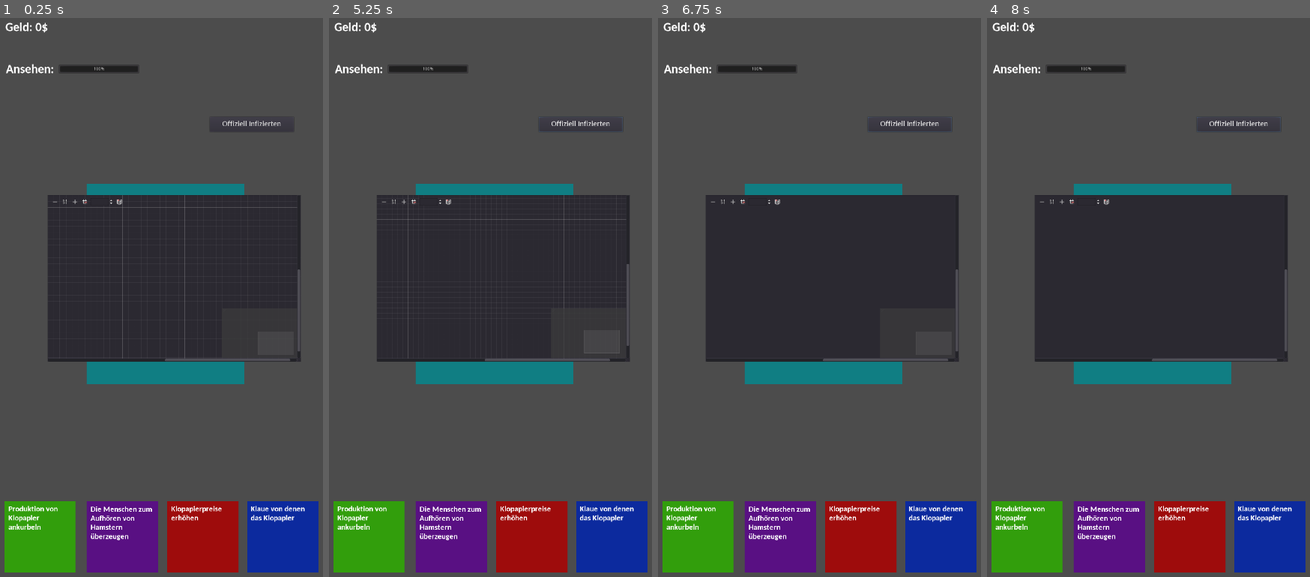
Above: before the commit, frames 1-4 (left to right).
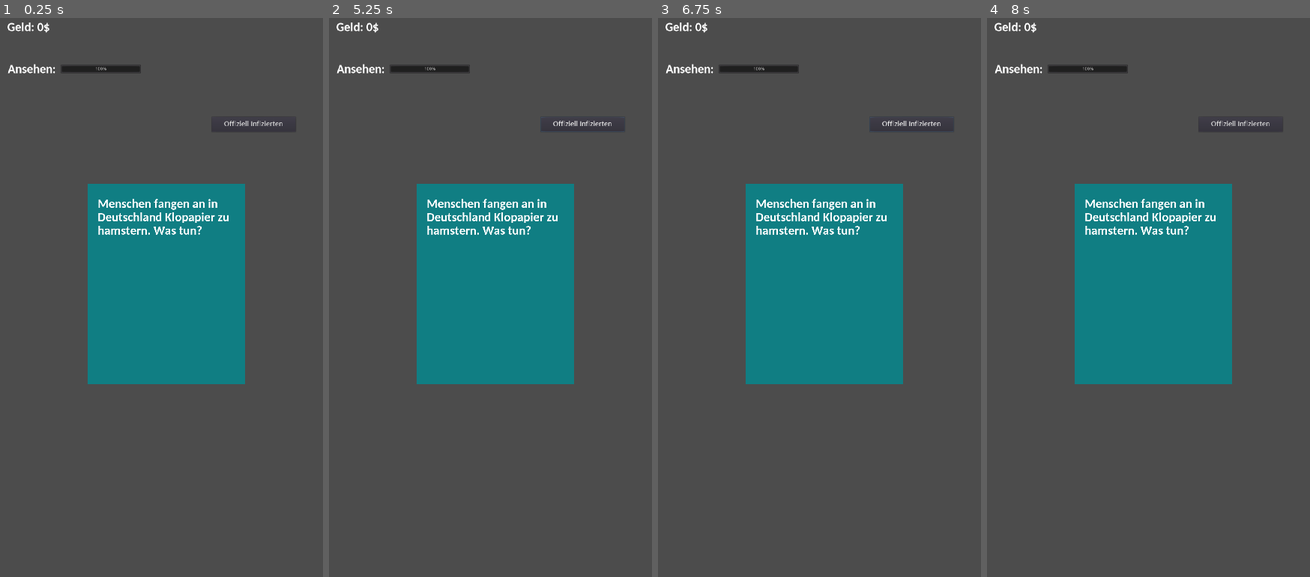
Above: after the commit, the same moments.

Repository: Cards-against-Corona/Cards-against-Corona
Game: Godot game, scene res://Scenes and Scripts/Game.tscn
The game is run twice, just before and just after one commit, with the same random seed, the same clock (stepped at 60 frames per second) and the same inputs. The project has no main scene, so this scene is started directly.
Inputs (mouse positions are in pixels of both pictures, inside the frame that each line leads up to):
- Up to frame 1 (0.25 s): no input
- Up to frame 2 (5.25 s): click (613, 537) at 0.5 s, where only the run before the commit has a clickable "Klaue von denen das Klopapier"; click (532, 537) at 1.25 s, where only the run before the commit has a clickable "Klopapierpreise erhöhen"; click (451, 537) at 2 s, where only the run before the commit has a clickable "Die Menschen zum Aufhören von…"; click (367, 537) at 2.75 s, where only the run before the commit has a clickable "Produktion von Klopapier anku…"; click "Menschen fangen an in Deutsch…" at 3.5 s; click "Offiziell Infizierten" at 4.25 s; click (383, 202) at 5.02 s
- Up to frame 3 (6.75 s): click (732, 202) at 5.77 s; click (741, 202) at 6.52 s
- Up to frame 4 (8 s): click (1106, 202) at 7.27 s

The runs differ from the first frame. In frame 1, 33% of the frame differs, in the area x 1-99%, y 0-100%; in frame 2, 33%; in frame 3, 33%; in frame 4, 35%.

Commit message:
Änderungen

Diff:
--- /dev/null
+++ b/Scenes and Scripts/Game.gd
@@ -0,0 +1,15 @@
+extends Node2D
+
+
+# Declare member variables here. Examples:
+# var a = 2
+# var b = "text"
+
+# Called when the node enters the scene tree for the first time.
+func _ready():
+	pass # Replace with function body.
+
+
+# Called every frame. 'delta' is the elapsed time since the previous frame.
+#func _process(delta):
+#	pass
--- a/Scenes and Scripts/Game.tscn
+++ b/Scenes and Scripts/Game.tscn
@@ -1,19 +1,12 @@
-[gd_scene load_steps=12 format=2]
+[gd_scene load_steps=8 format=2]
 
 [ext_resource path="res://Assets/hellblau.png" type="Texture" id=1]
-[ext_resource path="res://Assets/Red.png" type="Texture" id=2]
-[ext_resource path="res://Assets/Green.png" type="Texture" id=3]
-[ext_resource path="res://Assets/Purple.png" type="Texture" id=4]
-[ext_resource path="res://Assets/Blue.png" type="Texture" id=5]
 [ext_resource path="res://Assets/Fonts/Carlito-Bold.ttf" type="DynamicFontData" id=6]
 [ext_resource path="res://Assets/Fonts/Carlito-Regular.ttf" type="DynamicFontData" id=7]
+[ext_resource path="res://Scenes and Scripts/Game.gd" type="Script" id=8]
 
 [sub_resource type="DynamicFont" id=1]
 size = 40
-font_data = ExtResource( 6 )
-
-[sub_resource type="DynamicFont" id=2]
-size = 25
 font_data = ExtResource( 6 )
 
 [sub_resource type="DynamicFont" id=3]
@@ -25,20 +18,21 @@
 font_data = ExtResource( 7 )
 
 [node name="Game" type="Node2D"]
+script = ExtResource( 8 )
 
 [node name="Control" type="Control" parent="."]
-margin_left = -2.65002
-margin_top = 2.65005
-margin_right = 1084.35
-margin_bottom = 1926.65
+margin_left = 3.25354
+margin_top = 2.74893
+margin_right = 1090.25
+margin_bottom = 1926.75
 __meta__ = {
 "_edit_use_anchors_": false
 }
 
 [node name="Eventcard" type="TextureButton" parent="Control"]
-margin_left = 304.85
+margin_left = 302.332
 margin_top = 569.2
-margin_right = 808.85
+margin_right = 806.332
 margin_bottom = 1208.2
 texture_normal = ExtResource( 1 )
 expand = true
@@ -53,98 +47,6 @@
 margin_bottom = 585.0
 custom_fonts/font = SubResource( 1 )
 text = "Menschen fangen an in Deutschland Klopapier zu hamstern. Was tun?"
-autowrap = true
-__meta__ = {
-"_edit_use_anchors_": false
-}
-
-[node name="Auswahlcard" type="TextureButton" parent="Control"]
-margin_left = 818.506
-margin_top = 1582.56
-margin_right = 1046.51
-margin_bottom = 1810.56
-texture_normal = ExtResource( 5 )
-expand = true
-__meta__ = {
-"_edit_use_anchors_": false
-}
-
-[node name="Label" type="Label" parent="Control/Auswahlcard"]
-margin_left = 11.0
-margin_top = 14.0
-margin_right = 214.0
-margin_bottom = 217.0
-custom_fonts/font = SubResource( 2 )
-text = "Klaue von denen das Klopapier"
-autowrap = true
-__meta__ = {
-"_edit_use_anchors_": false
-}
-
-[node name="Auswahlcard2" type="TextureButton" parent="Control"]
-margin_left = 563.045
-margin_top = 1582.72
-margin_right = 791.045
-margin_bottom = 1810.72
-texture_normal = ExtResource( 2 )
-expand = true
-__meta__ = {
-"_edit_use_anchors_": false
-}
-
-[node name="Label2" type="Label" parent="Control/Auswahlcard2"]
-margin_left = 11.5698
-margin_top = 13.8457
-margin_right = 214.57
-margin_bottom = 216.846
-custom_fonts/font = SubResource( 2 )
-text = "Klopapierpreise erhöhen"
-autowrap = true
-__meta__ = {
-"_edit_use_anchors_": false
-}
-
-[node name="Auswahlcard3" type="TextureButton" parent="Control"]
-margin_left = 304.958
-margin_top = 1582.72
-margin_right = 532.958
-margin_bottom = 1810.72
-texture_normal = ExtResource( 4 )
-expand = true
-__meta__ = {
-"_edit_use_anchors_": false
-}
-
-[node name="Label3" type="Label" parent="Control/Auswahlcard3"]
-margin_left = 11.9019
-margin_top = 15.277
-margin_right = 214.902
-margin_bottom = 218.277
-custom_fonts/font = SubResource( 2 )
-text = "Die Menschen zum Aufhören von Hamstern überzeugen"
-autowrap = true
-__meta__ = {
-"_edit_use_anchors_": false
-}
-
-[node name="Auswahlcard4" type="TextureButton" parent="Control"]
-margin_left = 40.5336
-margin_top = 1582.72
-margin_right = 268.534
-margin_bottom = 1810.72
-texture_normal = ExtResource( 3 )
-expand = true
-__meta__ = {
-"_edit_use_anchors_": false
-}
-
-[node name="Label4" type="Label" parent="Control/Auswahlcard4"]
-margin_left = 12.5413
-margin_top = 13.7701
-margin_right = 215.541
-margin_bottom = 216.77
-custom_fonts/font = SubResource( 2 )
-text = "Produktion von Klopapier ankurbeln"
 autowrap = true
 __meta__ = {
 "_edit_use_anchors_": false
@@ -192,10 +94,3 @@
 __meta__ = {
 "_edit_use_anchors_": false
 }
-
-[node name="GraphEdit" type="GraphEdit" parent="Control"]
-margin_left = 178.518
-margin_top = 604.222
-margin_right = 989.518
-margin_bottom = 1138.22
-scroll_offset = Vector2( -40, -40 )
